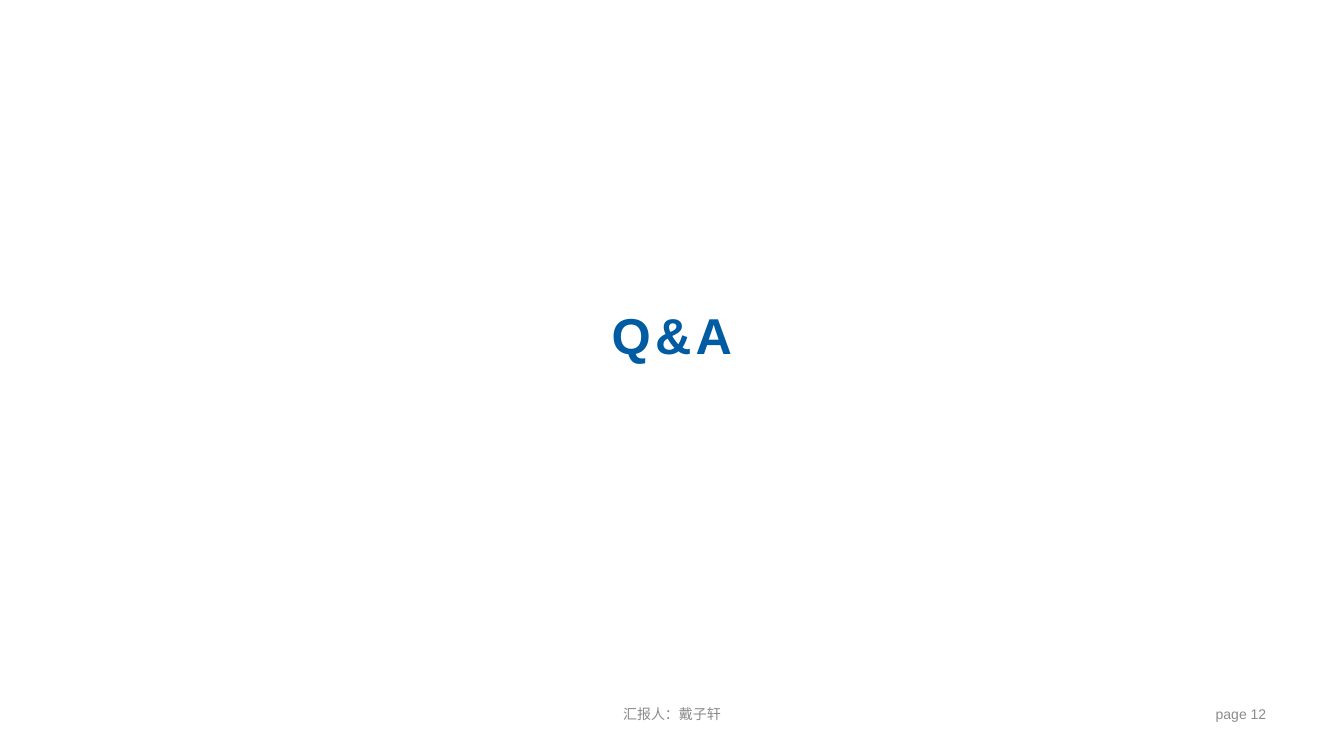
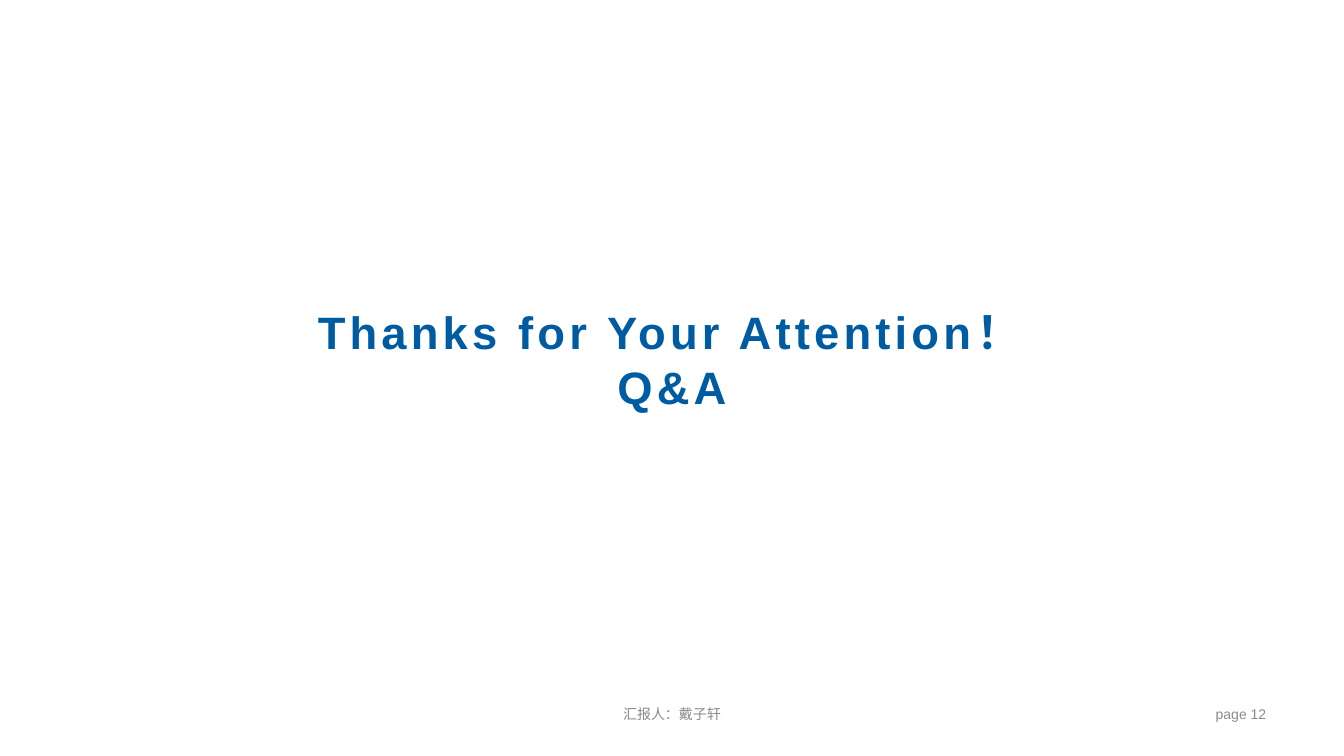
Before and after one commit to dzx0217/RevealJs, a slide deck: slide 12 of Template.pptx. Drawn at 1344x756 pixels with LibreOffice and Linux fonts; fonts in the diff are those of the drawing. Boxes give left, top, right and bottom in pixels: in the first picture for what was removed or moved away, otherwise in the second. Text is boxed around its words. In the diff, an @@ line names an element or a change of style, - is before the commit and + after.

```diff
--- a/Template.pptx
+++ b/Template.pptx
@@ title at <box>318,316,971,413</box>: text changed; size 36 to 32.4 pt @@
-Q&A
+Thanks for Your Attention！
+Q&A
```
